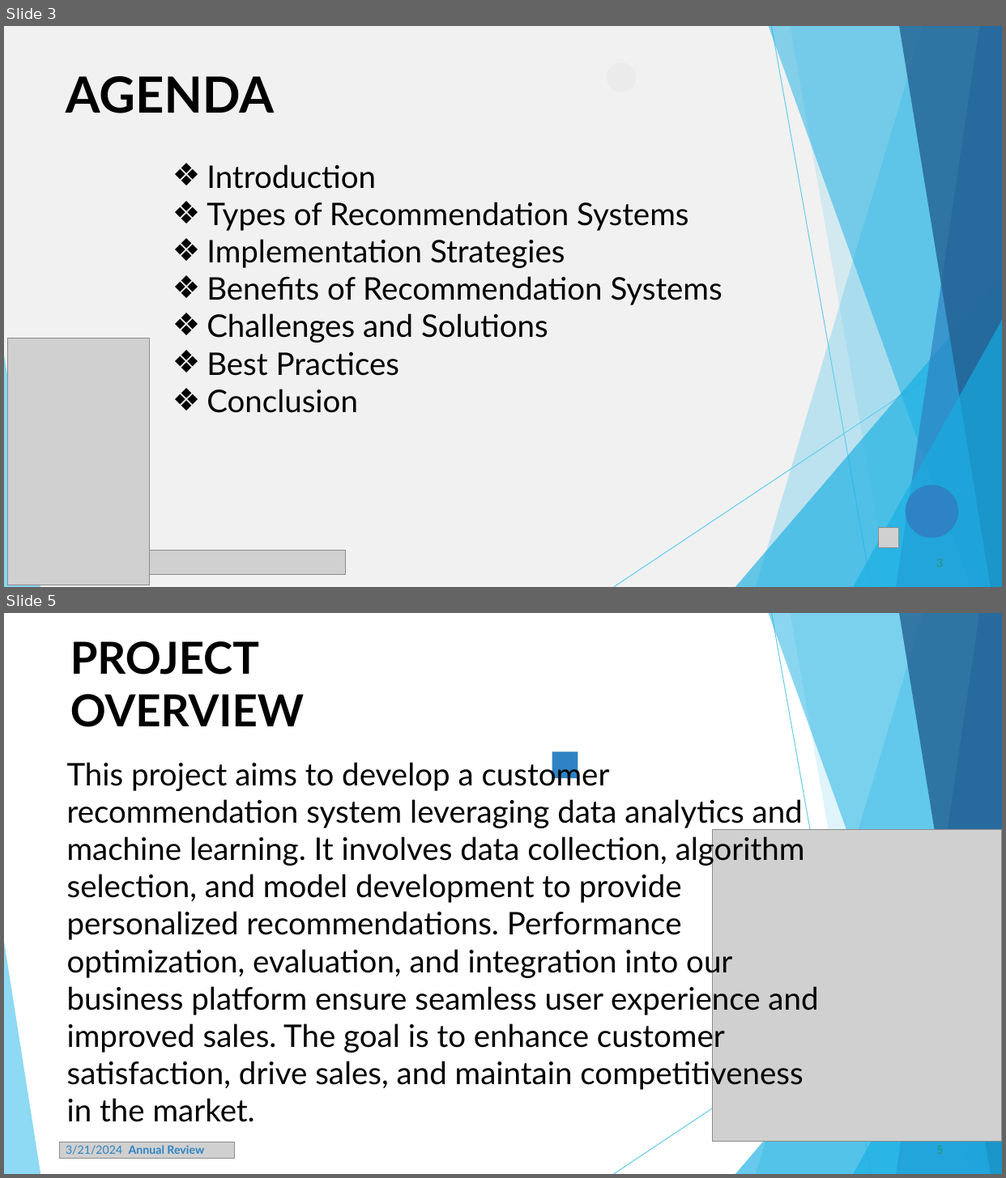
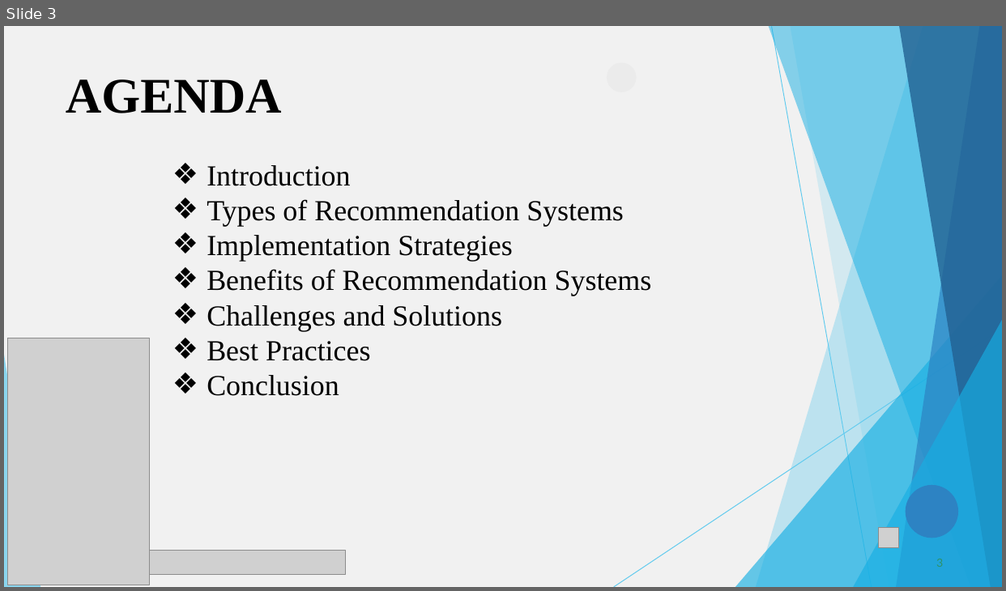
Before and after one commit to Venotha-2004/Naanmuthalvan, a slide deck: CUSTOMER_RECOMMENDATIONS.pptx. Shown one above the other, each under a label of ours: slides 3 and 5 before the commit, slide 3 after it; the slides between them are not shown. The pictures are 1006x1178 and 1006x591 pixels, drawn with LibreOffice and Linux fonts; fonts in the diff are those of the drawing; grey boxes stand for pictures. Boxes give left, top, right and bottom in pixels: in the first picture for what was removed or moved away, otherwise in the second. Text is boxed around its words. In the diff, an @@ line names an element or a change of style, - is before the commit and + after.

```diff
--- a/CUSTOMER_RECOMMENDATIONS.pptx
+++ b/CUSTOMER_RECOMMENDATIONS.pptx
@@ slide 5 removed at [4, 613, 1002, 1174], background #FFFFFF @@
@@ freeform shape removed at [756, 613, 1002, 1174] @@
@@ freeform shape removed at [769, 613, 1002, 1174] @@
@@ freeform shape removed at [772, 614, 872, 1174] @@
@@ freeform shape removed at [790, 613, 1002, 1174] @@
@@ freeform shape removed at [897, 613, 1002, 1174] @@
@@ freeform shape removed at [899, 613, 1002, 1174] @@
@@ title removed at [70, 641, 304, 727] @@
-PROJECT OVERVIEW
@@ text removed at [67, 758, 818, 1122] @@
-This project aims to develop a customer recommendation system leveraging data analytics and machine learning. It involves data collection, algorithm selection, and model development to provide personalized recommendations. Performance optimization, evaluation, and integration into our business platform ensure seamless user experience and improved sales. The goal is to enhance customer satisfaction, drive sales, and maintain competitiveness in the market.
@@ freeform shape removed at [552, 752, 577, 777] @@
@@ picture removed at [713, 830, 1002, 1142] @@
@@ freeform shape removed at [735, 862, 1002, 1174] @@
@@ freeform shape removed at [614, 915, 1002, 1174] @@
@@ freeform shape removed at [853, 907, 1002, 1174] @@
@@ freeform shape removed at [4, 942, 40, 1174] @@
@@ picture removed at [59, 1142, 235, 1159] @@
@@ text removed at [66, 1145, 204, 1155] @@
-3/21/2024 Annual Review
@@ page number removed at [936, 1146, 943, 1154] @@
-5
@@ slide 3 changed as well @@
@@ title "AGENDA" at [66, 79, 282, 113]: font Lato to Times New Roman @@
@@ text "Introduction" at [206, 165, 652, 396]: size 30 to 28 pt, font Lato to Times New Roman @@
```
Also in this commit, not shown: 7 other slides changed, 2 slides added, 1 other slide removed.
